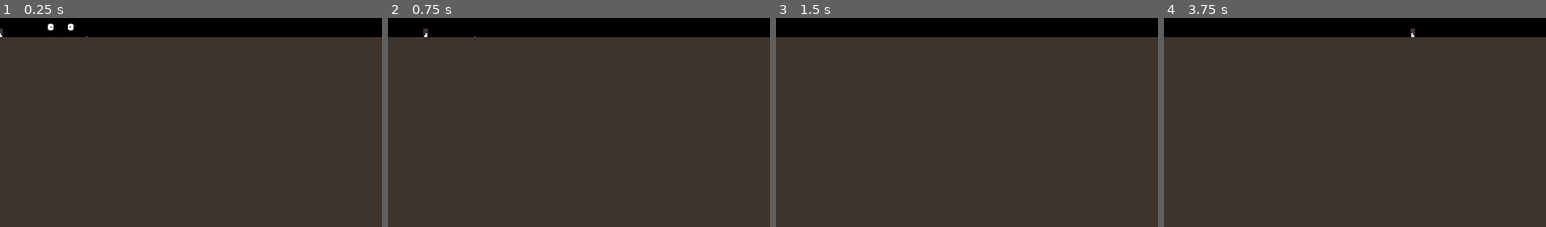
Above: before the commit, frames 1-4 (left to right).
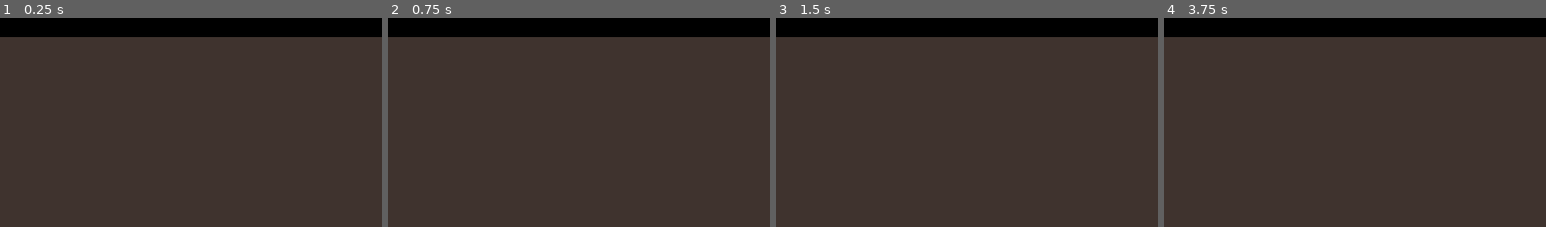
Above: after the commit, the same moments.

Repository: Academia-Team/Academia-Fall-of-the-Citadel
Game: Godot game, scene res://scene/gamescr.tscn
The game is run twice, just before and just after one commit, with the same random seed, the same clock (stepped at 60 frames per second) and the same inputs.
Inputs:
- Up to frame 1 (0.25 s): no input
- Up to frame 2 (0.75 s): tap Enter at 0.5 s; hold Right (move_right) from 0.53 s (still down); tap Space (action) at 0.6 s
- Up to frame 3 (1.5 s): release Right (move_right) at 1.28 s; hold Down (move_down) from 1.28 s (still down); tap Ctrl (stay) at 1.35 s
- Up to frame 4 (3.75 s): tap Space (action) at 2, 2.1, 3.5, 3.6 s; release Down (move_down) at 2.03 s; hold Right (move_right) 2.03-2.78 s; tap Enter at 2.75 s; hold Up (move_up) 2.78-3.53 s; tap Ctrl (stay) at 2.85 s; hold Left (move_left) from 3.53 s (still down)
The pictures show only the part of the screen within x 0-50%, y 0-50%; the shares and areas given below are measured in that part.

The runs differ from the first frame. In frame 1, 0.1% of the frame differs, in the area x 0-23%, y 2-10%; in frame 2, less than 0.1%; in frame 3, nothing differs; in frame 4, less than 0.1%.

Commit message:
Remove gameworld from the screen
It is being replaced by gamegrid.

Diff:
--- a/scene/gamescr.tscn
+++ b/scene/gamescr.tscn
@@ -1,8 +1,7 @@
-[gd_scene load_steps=5 format=2]
+[gd_scene load_steps=4 format=2]
 
 [ext_resource path="res://asset/tile.png" type="Texture" id=1]
 [ext_resource path="res://scene/infobar.tscn" type="PackedScene" id=3]
-[ext_resource path="res://scene/gameworld.tscn" type="PackedScene" id=5]
 
 [sub_resource type="TileSet" id=1]
 0/name = "tile.png 0"
@@ -26,8 +25,6 @@
 
 [node name="infobar" parent="." instance=ExtResource( 3 )]
 
-[node name="gameworld" parent="." instance=ExtResource( 5 )]
-
 [node name="gamegrid" type="TileMap" parent="."]
 tile_set = SubResource( 1 )
 cell_size = Vector2( 32, 32 )
